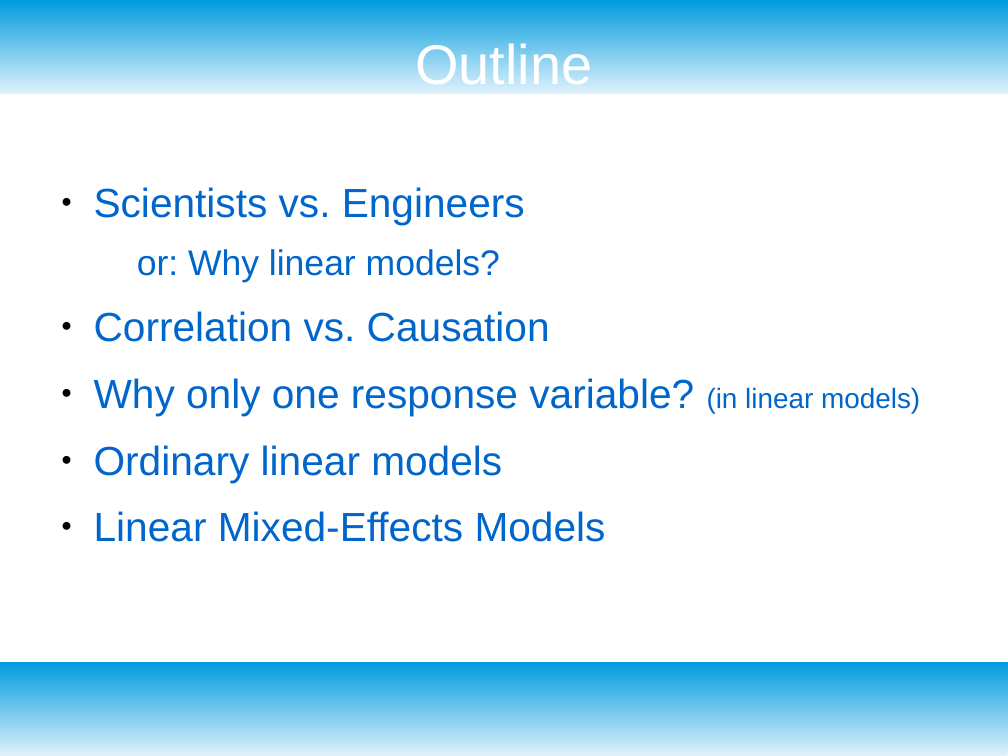
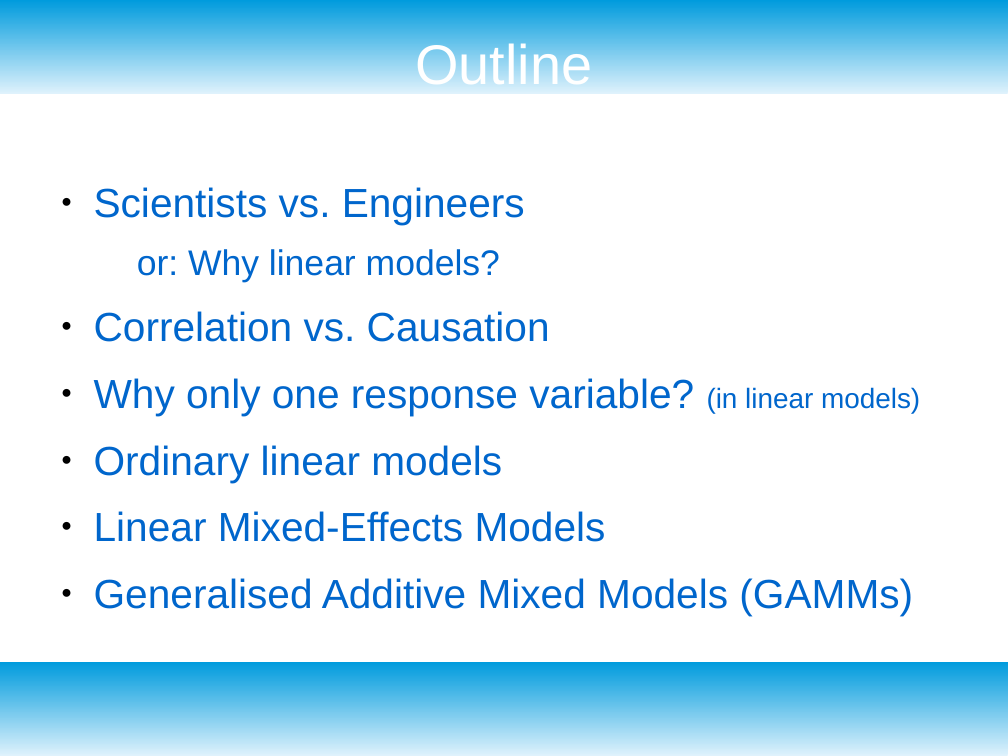
Before and after one commit to uasolo/FPCA-phonetics-workshop, a slide deck: slide 2 of presentations/IntroStats.odp. Drawn at 1008x756 pixels with LibreOffice and Linux fonts; fonts in the diff are those of the drawing. Boxes give left, top, right and bottom in pixels: in the first picture for what was removed or moved away, otherwise in the second. Text is boxed around its words. In the diff, an @@ line names an element or a change of style, - is before the commit and + after.

```diff
--- a/presentations/IntroStats.odp
+++ b/presentations/IntroStats.odp
@@ text at (x1=94, y1=578, x2=913, y2=616): paragraph added @@
+● Generalised Additive Mixed Models (GAMMs)
```
Also in this commit, not shown: 1 other slide changed, 1 other file.
